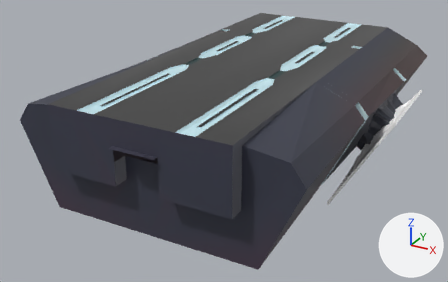
One commit to the Blender file Honours Project/Assets/Models/Ship_Colony.blend: the scene before it, then after it.
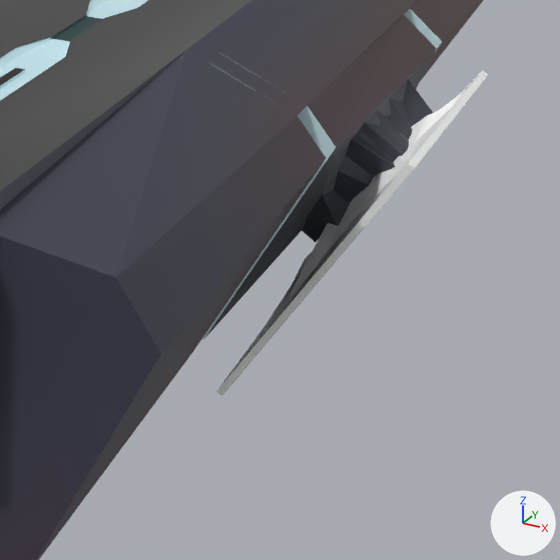
The first picture shows the older version from a 50 mm lens placed at (63.1, -114.7, 22.4), pointed at (-3.8, 7.0, -38.5). The close-ups show both versions on the part from 56% to 100% of the width and 23% to 93% of the height of that picture. The axes (+X, +Y, +Z) are drawn at lower right. The lights are the same throughout.

The first close-up shows 'CryoBay', 'InnerWall_Exploded', 'Wall_Exploded'.
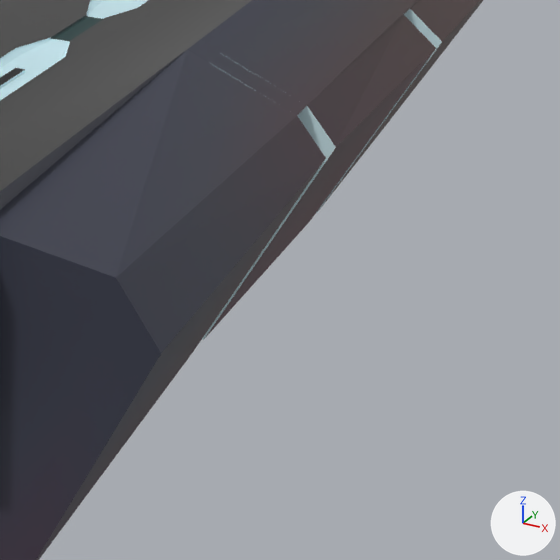
The change, as a list of edits to the scene's bpy script:
```text
Add me_plane_003:
    me_plane_003.from_pydata(...)  # 4 vertices, 1 face; spans x 21.9..31.8, y 6.6..33.7, z -43.8..-25.4
    me_plane_003.materials.append(mat_material_001)  # picture img_ship_main_png
Change ob_wall_exploded:
    add ob_wall_exploded.hide_set(True)
Change ob_innerwall_exploded:
    add ob_innerwall_exploded.hide_set(True)
Add ob_innerwall_fixed:
    ob_innerwall_fixed = bpy.data.objects.new('InnerWall_Fixed', me_plane_003)
    ob_innerwall_fixed.location = (0.0, 0.0, 0.0)
    _m = ob_innerwall_fixed.modifiers.new('Mirror', 'MIRROR')
    _m.use_bisect_axis = (True, False, False)
```

Pixel boxes [x1, y1, x2, y2] of what changed, in the close-ups (560 x 560 px):
'InnerWall_Exploded', hidden (black): before [205, 49, 436, 338]
'Wall_Exploded', hidden: before [217, 70, 488, 396]
'InnerWall_Fixed', added: after [205, 50, 435, 338]
